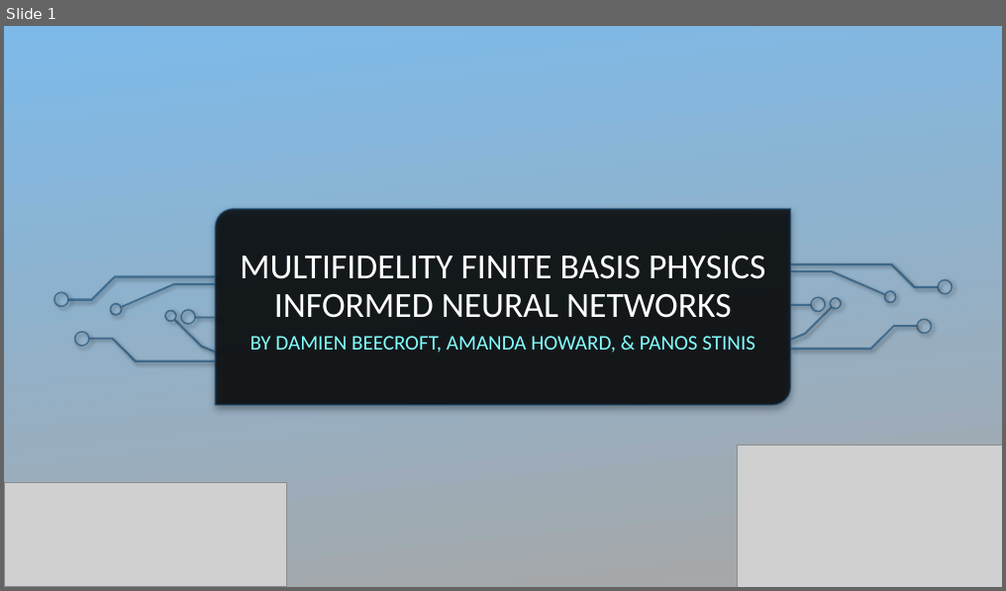
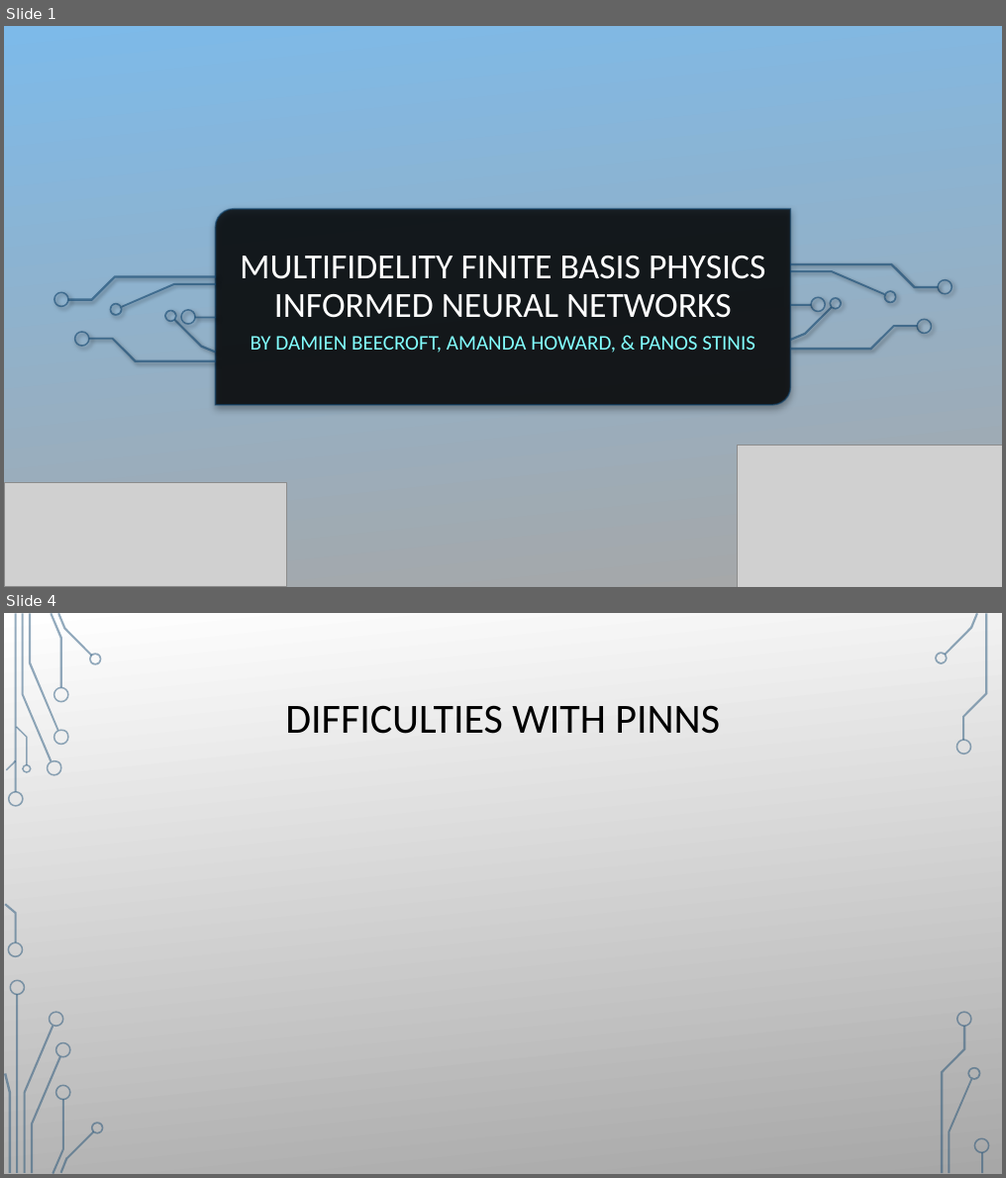
Before and after one commit to damienbeecroft/pnnl_research, a slide deck: MFFBPINNs.pptx. Shown one above the other, each under a label of ours: slide 1 before the commit, slides 1 and 4 after it; the slides between them are not shown. The pictures are 1006x591 and 1006x1178 pixels, drawn with LibreOffice and Linux fonts; fonts in the diff are those of the drawing; grey boxes stand for pictures; background and template pictures are left out. Boxes give left, top, right and bottom in pixels: in the first picture for what was removed or moved away, otherwise in the second. Text is boxed around its words. In the diff, an @@ line names an element or a change of style, - is before the commit and + after.

```diff
--- a/MFFBPINNs.pptx
+++ b/MFFBPINNs.pptx
@@ slide 4 added at (4,613,1002,1174), background picture (left out) @@
@@ rectangle added at (4,613,1002,1174), fill gradient #FFFFFF to #A7A7A7 @@
@@ title added at (285,705,720,734), 40 pt, text #000000 @@
+DIFFICULTIES WITH PINNS
@@ group added at (4,613,104,1174): 24 freeform shapes, 2 rectangles @@
@@ group added at (4,613,990,1174): 33 freeform shapes, 3 rectangles @@
@@ group added at (935,613,990,1173): 9 freeform shapes, 1 rectangle @@
```
Also in this commit, not shown: 4 other slides added, 1 slide removed, 9 other files.
